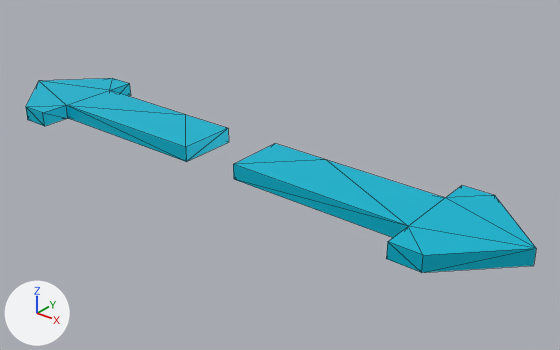
The glTF model content/vr/gaze-interact/models/climb-trigger.glb: old version first, new version second.
Before and after are seen from a camera (50 mm lens) standing at (7.65, -8.31, 5.18) and looking at (0.7, 0.37, -0.2). Lighting does not change. The marker at lower left points along +X, +Y and +Z. The older version comes first. Mesh edges are drawn as thin lines. Where no turn or scale is listed for an object, it has been applied to the vertices. Vertices at exactly the same position are counted once.

Names of what the first picture shows: 'Mesh_Mesh_head_geo.001_lambert2SG.001'.
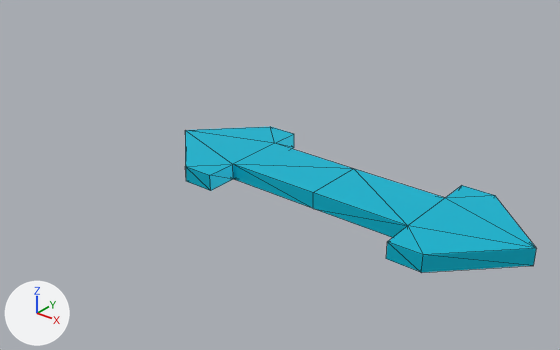
The newer file is also turned or shifted as a whole; pictures and numbers use the older file's frame.

The change, as a list of edits to the scene's bpy script:
```text
Change me_mesh_0:
    used by ob_mesh_mesh_head_geo_001_lambert2sg_001; location = (0.0, 0.0, 0.0)
    remove me_mesh_0.from_pydata(...)  # 40 vertices, 72 faces; spans x -5.0..5.0, y -1.0..1.0, z 0.0..0.25
    add me_mesh_0.from_pydata(...)  # 32 vertices, 60 faces; spans x -1.01..5.0, y -1.0..1.0, z 0.0..0.25
    me_mesh_0 part 1: the loose piece of 20 vertices spanning x -5.0..-0.5, y -1.0..1.0, z 0.0..0.25 is deleted
    me_mesh_0 part 2
    4 vertices are removed from x 0.5..1.5, y 0.5, z 0.0..0.25
    18 faces are deleted
    2 vertices move from x 0.5, y -0.5, z 0.0..0.25 to x 2.0, y -0.5, z 0.0..0.25
    8 vertices are added at x -1.01..2.0, y -1.0..1.0, z 0.0
    8 new vertices lie (0.0, 0.0, 0.25) away from vertices in x -1.01..2.0, y -1.0..1.0, z 0.0
    42 new faces join them
```

Changed parts and their boxes [x1, y1, x2, y2] in the pictures (560 x 350 px):
'Mesh_Mesh_head_geo.001_lambert2SG.001', reshaped (31% narrower, 25% shorter): before [26, 78, 536, 273]; after [185, 127, 536, 273]
part 1 of me_mesh_0, deleted (cyan): before [26, 78, 229, 162]
part 2 of me_mesh_0, built on: before [233, 144, 536, 273]; after [185, 127, 536, 273]
